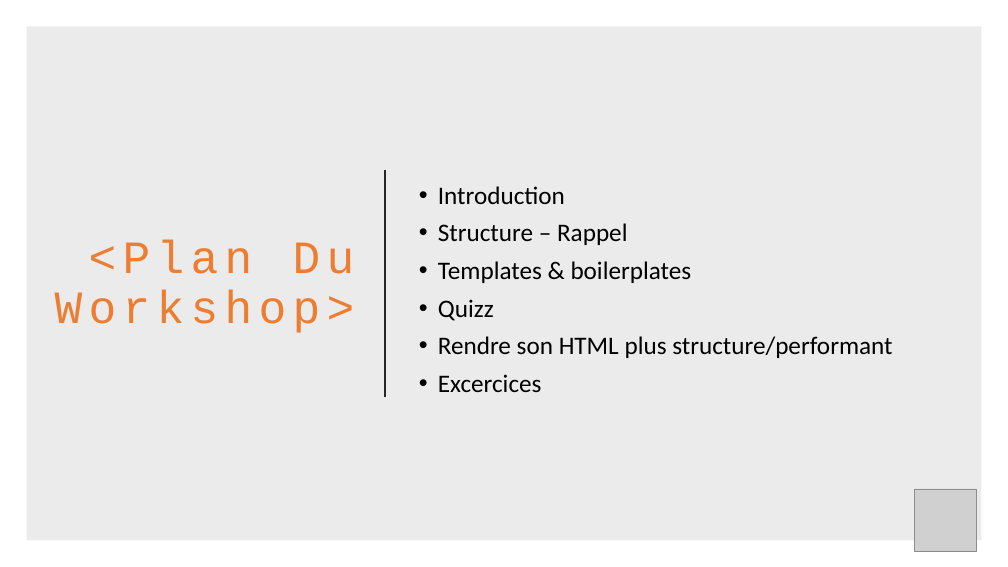
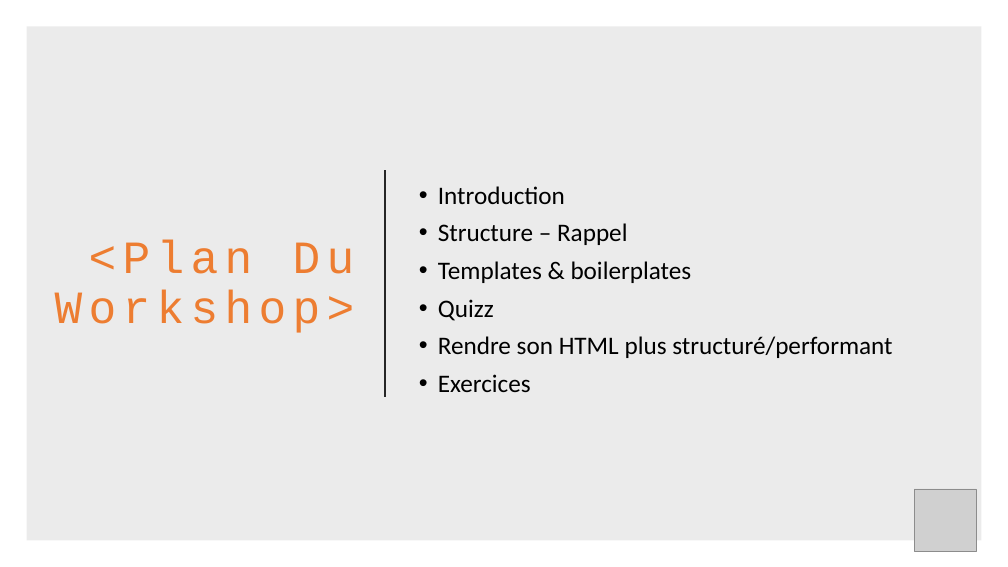
Before and after one commit to CharlotteTusset/Workshop-HTML, a slide deck: slide 2 of Matériel/Workshop - HTML.pptx. Drawn at 1008x567 pixels with LibreOffice and Linux fonts; fonts in the diff are those of the drawing; grey boxes stand for pictures. Boxes give left, top, right and bottom in pixels: in the first picture for what was removed or moved away, otherwise in the second. Text is boxed around its words. In the diff, an @@ line names an element or a change of style, - is before the commit and + after.

```diff
--- a/Matériel/Workshop - HTML.pptx
+++ b/Matériel/Workshop - HTML.pptx
@@ text at bbox=[438, 336, 892, 392]: text changed @@
-• Rendre son HTML plus structure/performant
-• Excercices
+• Rendre son HTML plus structuré/performant
+• Exercices
```
Also in this commit, not shown: 1 other slide changed, 1 other file.
